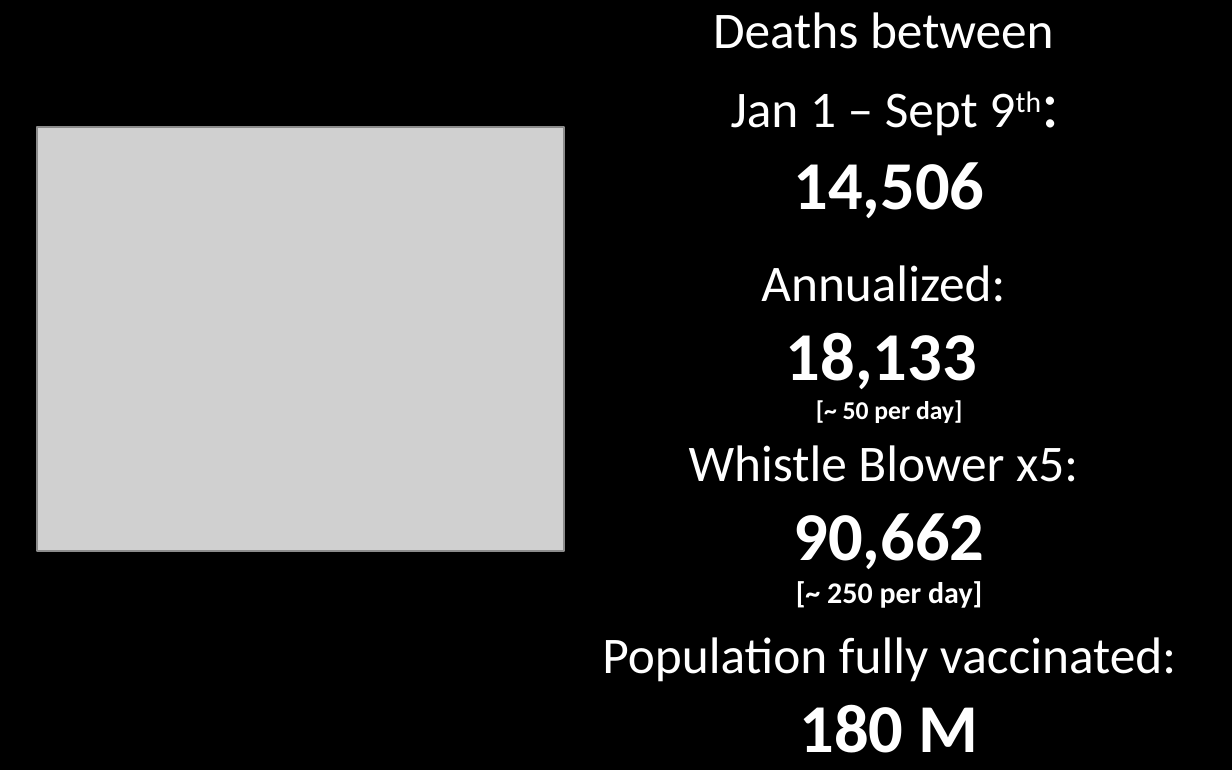
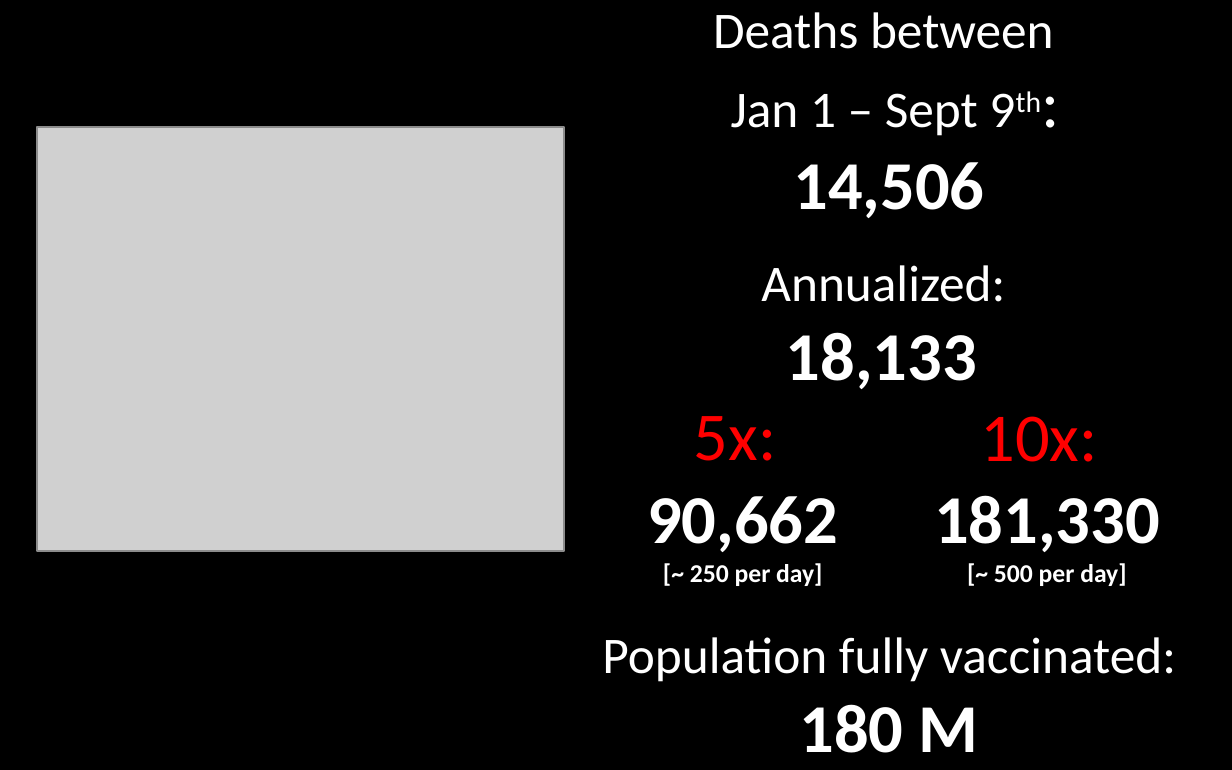
Before and after one commit to TruthData/CovidDeaths, a slide deck: slide 42 of Rational_Covid_Data.pptx. Drawn at 1232x770 pixels with LibreOffice and Linux fonts; fonts in the diff are those of the drawing; grey boxes stand for pictures. Boxes give left, top, right and bottom in pixels: in the first picture for what was removed or moved away, otherwise in the second. Text is boxed around its words. In the diff, an @@ line names an element or a change of style, - is before the commit and + after.

```diff
--- a/Rational_Covid_Data.pptx
+++ b/Rational_Covid_Data.pptx
@@ text at (x1=786, y1=332, x2=977, y2=389): text changed; size 24 to 32 pt @@
-18,133
-[~ 50 per day]
-Whistle Blower x5:
-90,662
-[~ 250 per day]
+18,133
@@ text added at (x1=647, y1=416, x2=838, y2=586), 12 pt, text #FFFFFF, bold @@
+5x:
+90,662
+[~ 250 per day]
@@ text added at (x1=934, y1=416, x2=1160, y2=586), 12 pt, text #FFFFFF, bold @@
+10x:
+181,330
+[~ 500 per day]
```
Also in this commit, not shown: 10 other slides changed, 1 slide added, 2 other files.
